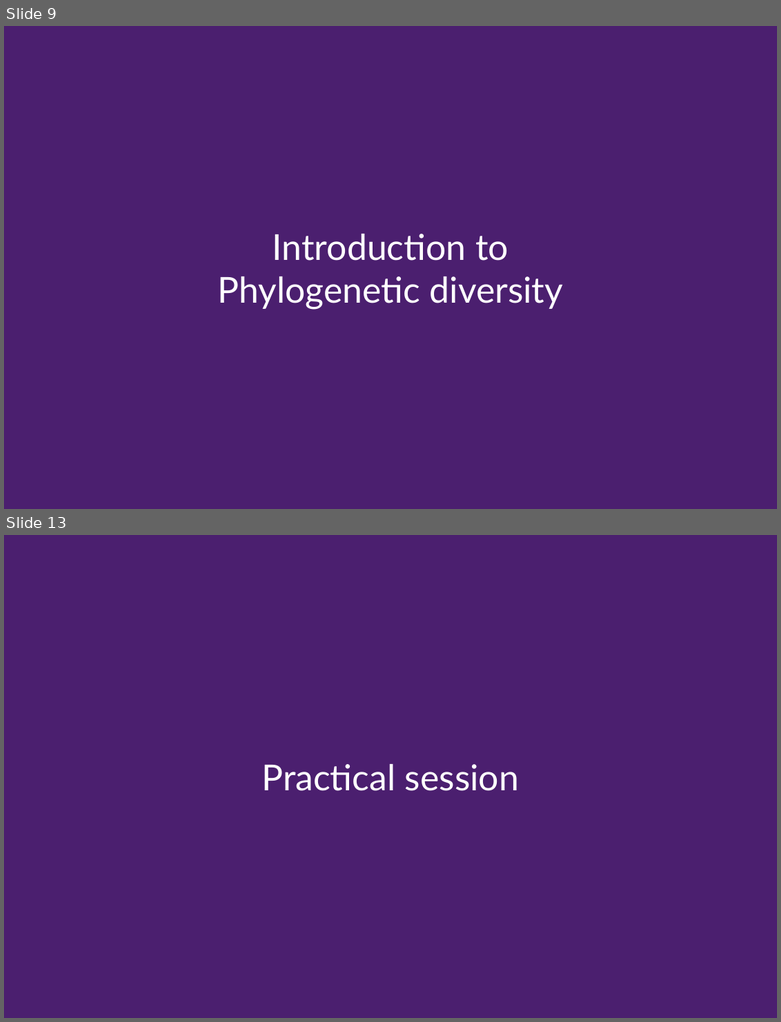
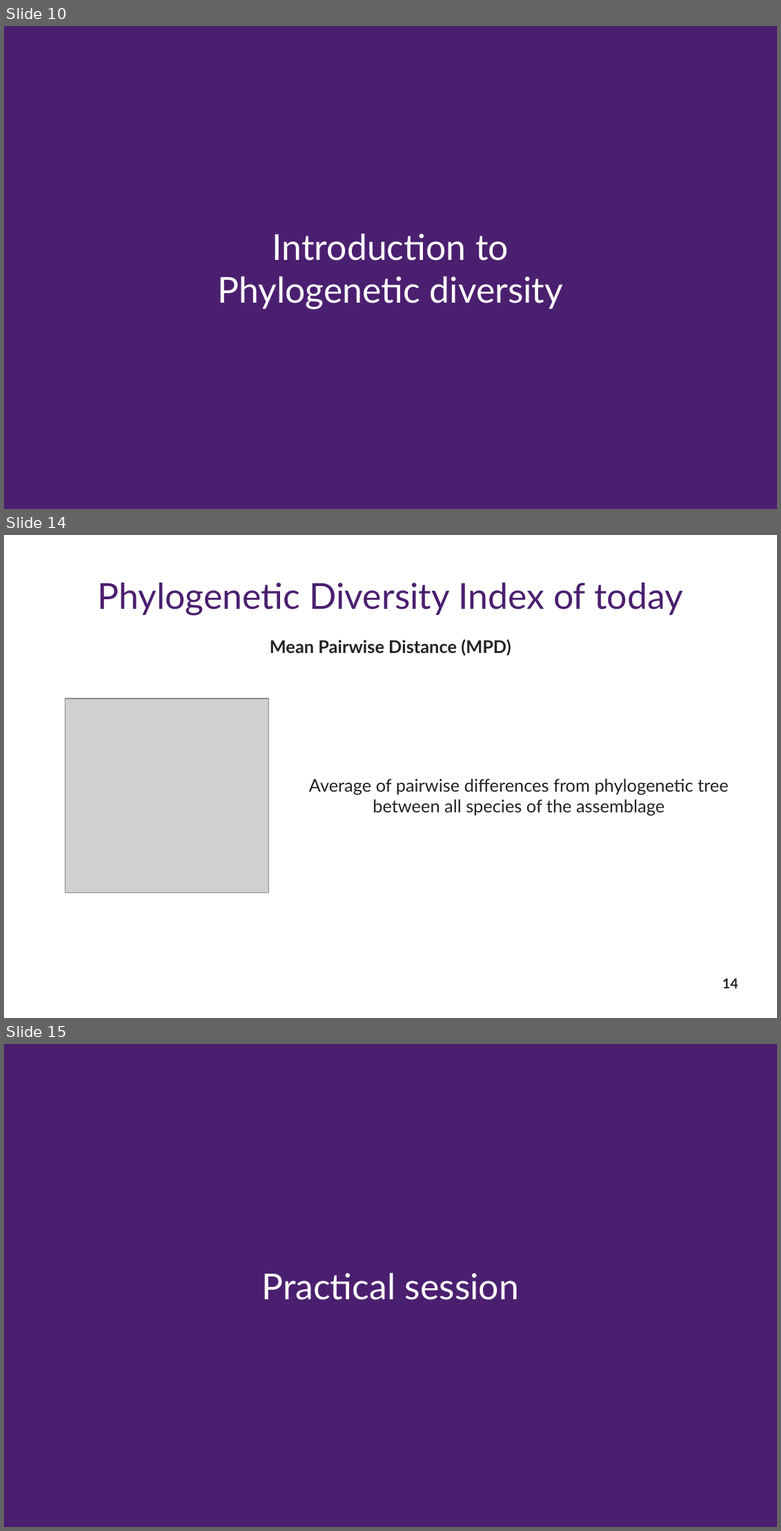
Before and after one commit to Rekyt/biodiversity_facets_tutorial, a slide deck: biodiversity_facets_presentation.odp. Shown one above the other, each under a label of ours: slides 9 and 13 before the commit, slides 10, 14 and 15 after it; the slides between them are not shown. The pictures are 781x1022 and 781x1531 pixels, drawn with LibreOffice and Linux fonts; fonts in the diff are those of the drawing; grey boxes stand for pictures. Boxes give left, top, right and bottom in pixels: in the first picture for what was removed or moved away, otherwise in the second. Text is boxed around its words. In the diff, an @@ line names an element or a change of style, - is before the commit and + after.

```diff
--- a/biodiversity_facets_presentation.odp
+++ b/biodiversity_facets_presentation.odp
@@ slide 14 added at bbox=[4, 535, 777, 1018], background #FFFFFF @@
@@ title added at bbox=[97, 583, 683, 615], 36.7 pt, text #4B1F6F @@
+Phylogenetic Diversity Index of today
@@ text added at bbox=[270, 639, 510, 656], 18 pt, text #222222, bold @@
+Mean Pairwise Distance (MPD)
@@ picture added at bbox=[65, 699, 269, 892] @@
@@ text added at bbox=[309, 779, 728, 816], 18 pt, text #222222 @@
+Average of pairwise differences from phylogenetic tree between all species of the assemblage
@@ page number added at bbox=[722, 978, 738, 988], 14 pt, text #222222, bold @@
+14
@@ what was slide 9 is now slide 10 @@
@@ what was slide 13 is now slide 15 @@
```
Also in this commit, not shown: 4 slides changed, 8 other slides added, 4 slides removed.
